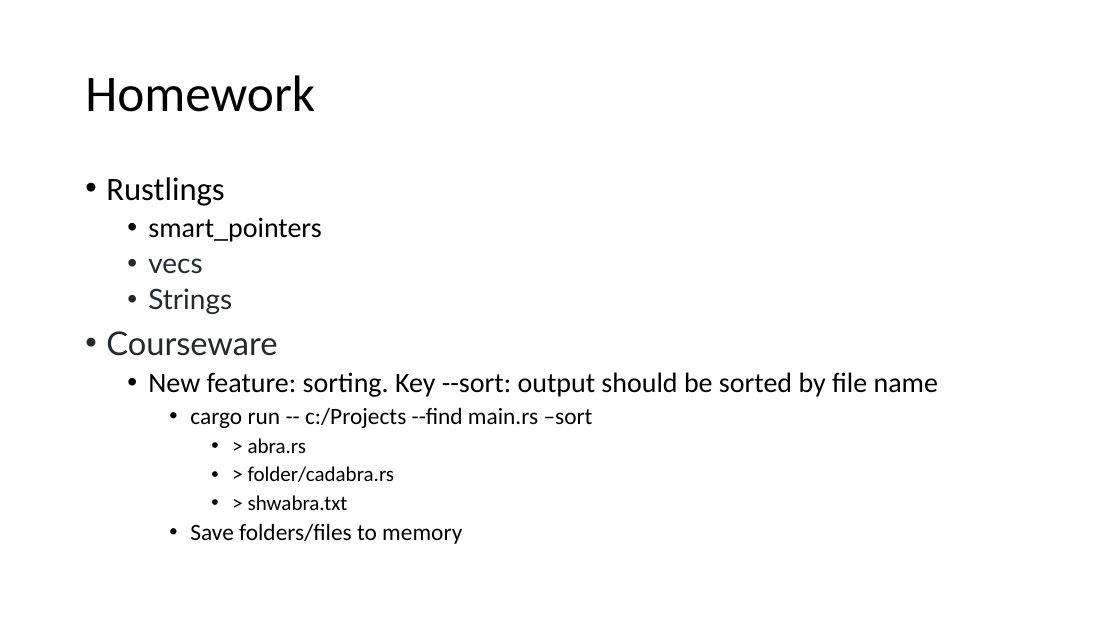
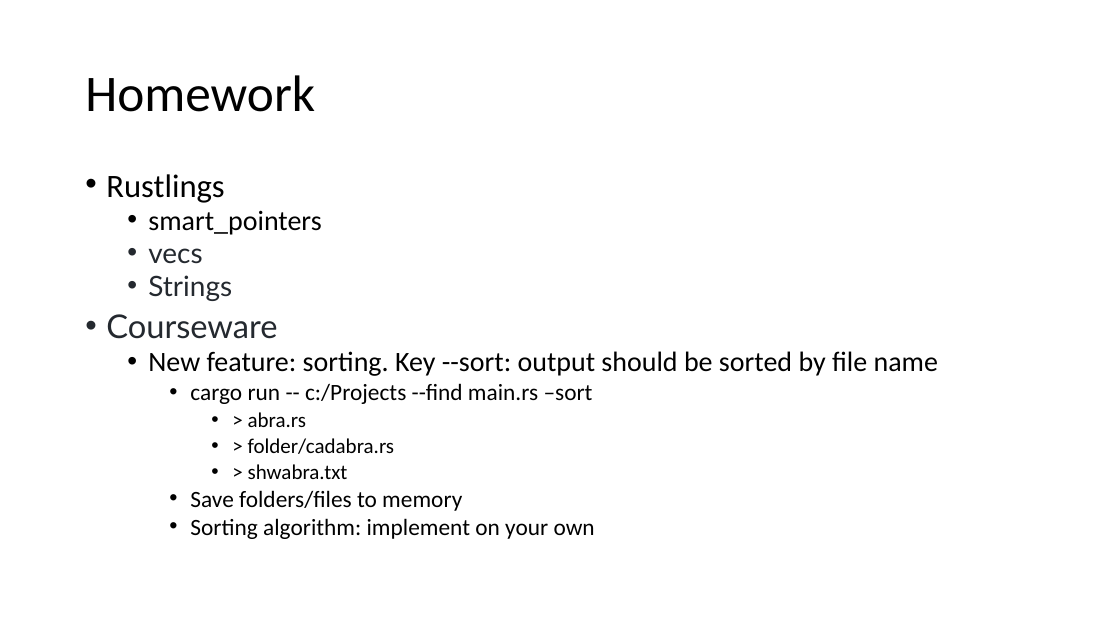
Before and after one commit to kugushev/course-rust-basics, a slide deck: slide 61 of pres/04-SmartPointers.pptx. Drawn at 1120x630 pixels with LibreOffice and Linux fonts; fonts in the diff are those of the drawing. Boxes give left, top, right and bottom in pixels: in the first picture for what was removed or moved away, otherwise in the second. Text is boxed around its words. In the diff, an @@ line names an element or a change of style, - is before the commit and + after.

```diff
--- a/pres/04-SmartPointers.pptx
+++ b/pres/04-SmartPointers.pptx
@@ text at <box>106,174,938,511</box>: line spacing 0.9 to 0.8 @@
@@ text at <box>190,518,595,539</box>: paragraph added @@
+    • Sorting algorithm: implement on your own
```
Also in this commit, not shown: 4 other files.
